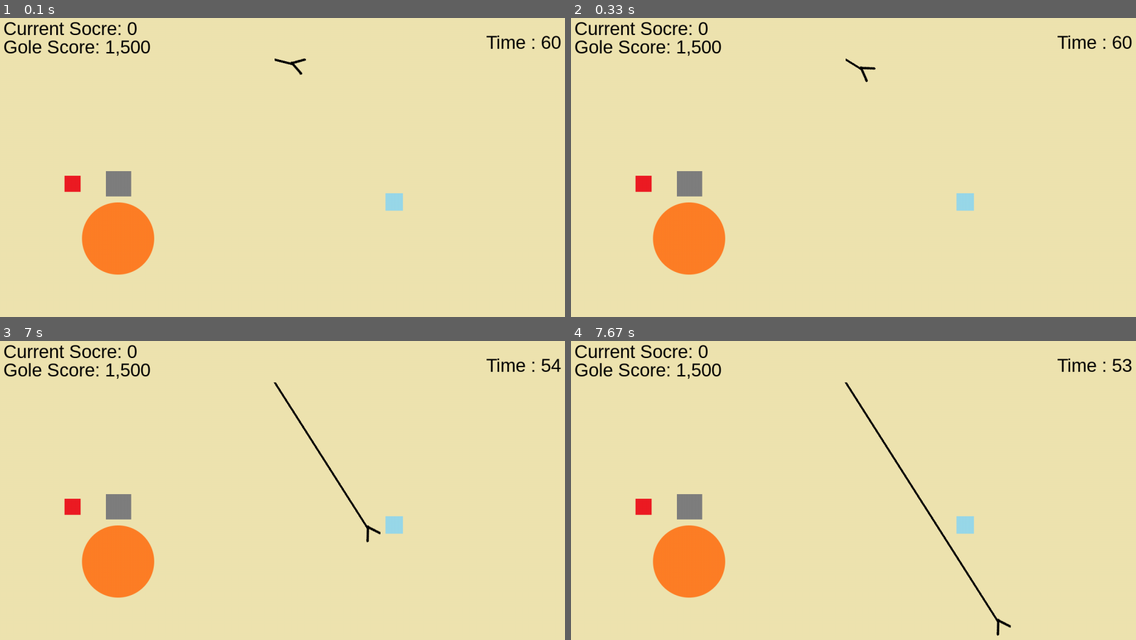
Above: before the commit, frames 1-4 (two rows, left to right).
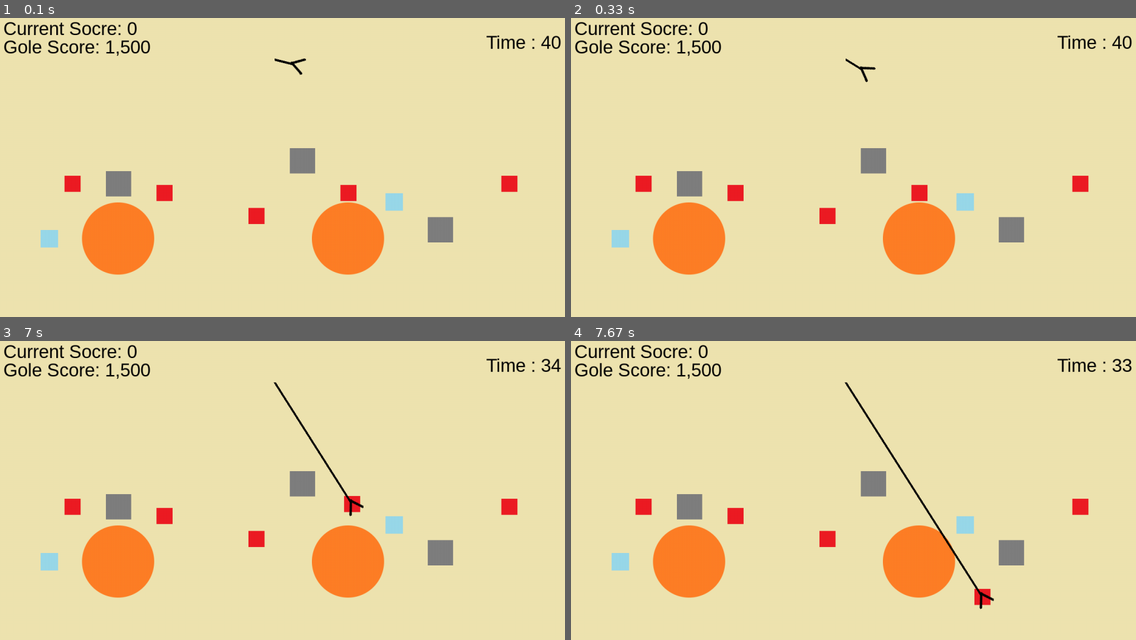
Above: after the commit, the same moments.

Repository: kjs2109/gold_mining_pygame
Game: pygame game, started from nadocoding_pygame.py
The game is run twice, just before and just after one commit, with the same random seed, the same clock (stepped at 60 frames per second) and the same inputs.
Inputs (mouse positions are in pixels of both pictures, inside the frame that each line leads up to):
- Up to frame 1 (0.1 s): no input
- Up to frame 2 (0.33 s): no input
- Up to frame 3 (7 s): click (276, 496) at 0.38 s; click (254, 439) at 3.22 s; click (299, 484) at 6.05 s; click (186, 592) at 6.88 s
- Up to frame 4 (7.67 s): no input

The runs differ from the first frame. In frame 1, 4.1% of the frame differs, in the area x 7-98%, y 5-86%; in frame 2, 4.1%; in frame 3, 4.2%; in frame 4, 4.2%.

Commit message:
15_append_gemstone

Diff:
--- a/nadocoding_pygame.py
+++ b/nadocoding_pygame.py
@@ -1,6 +1,4 @@
-# 게임 스코어 처리
-# 목표 점수 (1500)
-# 현재 점수 (300)
+# 보석을 다양하게 넣어서 게임 완성하기
 import math
 import pygame
 import os
@@ -87,12 +85,20 @@
     # 작은 금
     small_gold = Gemstone(gemstone_images[0], (200, 380), small_gold_price, small_gold_speed)
     gemstone_group.add(small_gold)
+    gemstone_group.add(Gemstone(gemstone_images[0], (400, 400), small_gold_price, small_gold_speed))
+    gemstone_group.add(Gemstone(gemstone_images[0], (600, 450), small_gold_price, small_gold_speed))
+    gemstone_group.add(Gemstone(gemstone_images[0], (800, 400), small_gold_price, small_gold_speed))
+    gemstone_group.add(Gemstone(gemstone_images[0], (1150, 380), small_gold_price, small_gold_speed))
     # 큰 금
     gemstone_group.add(Gemstone(gemstone_images[1], (300, 500), big_gold_price, big_gold_speed))
+    gemstone_group.add(Gemstone(gemstone_images[1], (800, 500), big_gold_price, big_gold_speed))
     # 돌
     gemstone_group.add(Gemstone(gemstone_images[2], (300, 380), stone_price, stone_speed))
+    gemstone_group.add(Gemstone(gemstone_images[2], (700, 330), stone_price, stone_speed))
+    gemstone_group.add(Gemstone(gemstone_images[2], (1000, 480), stone_price, stone_speed))
     # 다이아몬드
     gemstone_group.add(Gemstone(gemstone_images[3], (900, 420), diamond_price, diamond_speed))
+    gemstone_group.add(Gemstone(gemstone_images[3], (150, 500), diamond_price, diamond_speed))
 
 def update_score(score):
     global curr_score
@@ -150,7 +156,7 @@
 
 # 게임 오버 관련 변수
 game_result = None # 게임 결과
-total_time = 60 # 총 시간
+total_time = 40 # 총 시간
 start_ticks = pygame.time.get_ticks()
 
 # 현재, 이미지 경로
@@ -231,7 +237,7 @@
         if curr_score >= gole_score:
             game_result = 'Mission Complete!!'
         else:
-            game_result = 'Game over...'
+            game_result = 'Game Over...'
 
 
     pygame.display.update()
